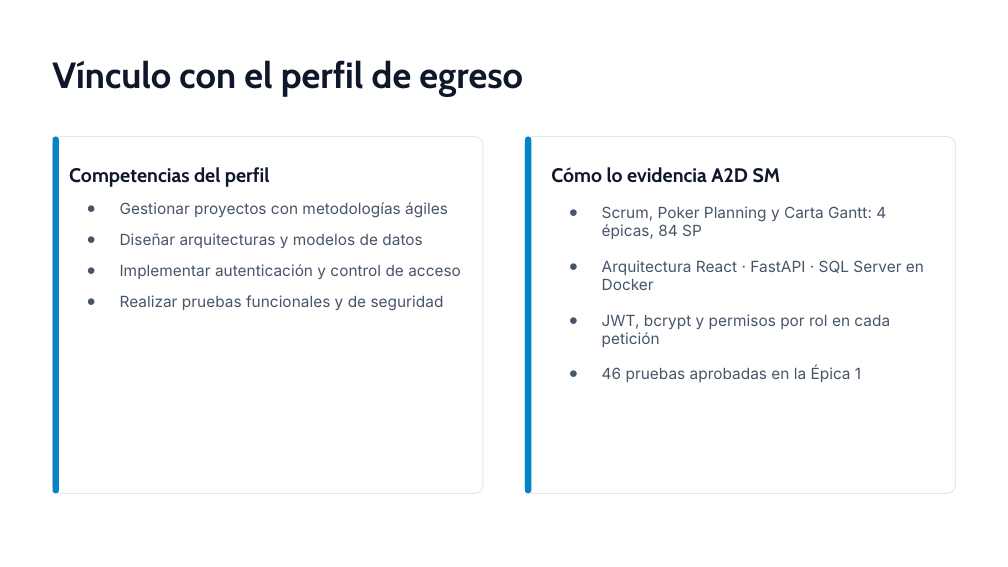
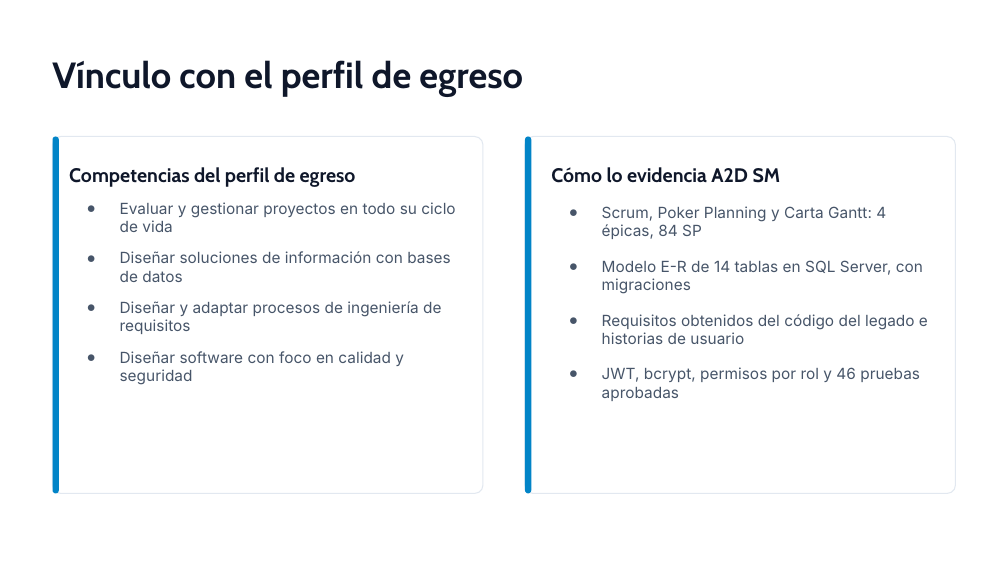
Before and after one commit to Alejandroduoc/A2D_SM, a slide deck: slide 4 of Fase 2/Evidencias Grupales/Presentacion Proyecto Fase 2.pptx. Drawn at 1008x567 pixels with LibreOffice and Linux fonts; fonts in the diff are those of the drawing. Boxes give left, top, right and bottom in pixels: in the first picture for what was removed or moved away, otherwise in the second. Text is boxed around its words. In the diff, an @@ line names an element or a change of style, - is before the commit and + after.

Commit message:
act ppt

```diff
--- a/Fase 2/Evidencias Grupales/Presentacion Proyecto Fase 2.pptx
+++ b/Fase 2/Evidencias Grupales/Presentacion Proyecto Fase 2.pptx
@@ text at <box>69,167,455,385</box>: text changed @@
-Competencias del perfil
-● Gestionar proyectos con metodologías ágiles
-● Diseñar arquitecturas y modelos de datos
-● Implementar autenticación y control de acceso
-● Realizar pruebas funcionales y de seguridad
+Competencias del perfil de egreso
+● Evaluar y gestionar proyectos en todo su ciclo de vida
+● Diseñar soluciones de información con bases de datos
+● Diseñar y adaptar procesos de ingeniería de requisitos
+● Diseñar software con foco en calidad y seguridad
@@ text at <box>602,260,928,401</box>: text changed @@
-● Arquitectura React · FastAPI · SQL Server en Docker
-● JWT, bcrypt y permisos por rol en cada petición
-● 46 pruebas aprobadas en la Épica 1
+● Modelo E-R de 14 tablas en SQL Server, con migraciones
+● Requisitos obtenidos del código del legado e historias de usuario
+● JWT, bcrypt, permisos por rol y 46 pruebas aprobadas
```
Also in this commit, not shown: 1 other slide changed.
